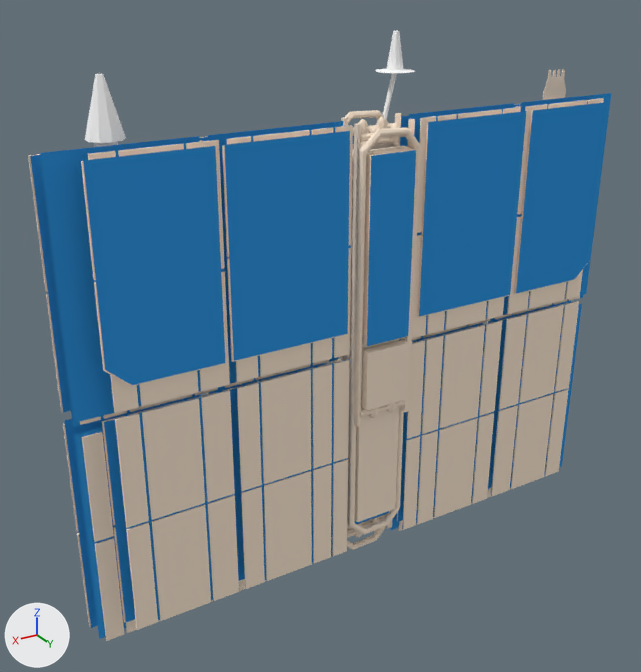
The Blender file Mesh/iss_zvezda_solar_panel.blend, before and after one commit.
Before and after are seen from a 50 mm lens placed at (1.95, 2.73, 1.82), pointed at (0.18, -0.21, 0.35). Lighting does not change. The marker at lower left points along +X, +Y and +Z.

Script lines for the objects in view, before the commit:
```python
ob_iss_zvezda_solararray_panel_001 = bpy.data.objects.new('iss_zvezda_solararray_panel.001', me_sm_ext_panels_001)
ob_iss_zvezda_solararray_panel_001.location = (0.0, 0.0, 0.0)
ob_iss_zvezda_solararray_panel_001.scale = (0.000166, 0.000166, 0.000166)
ob_iss_zvezda_solararray_panel_002 = bpy.data.objects.new('iss_zvezda_solararray_panel.002', me_sm_ext_panels_002)
ob_iss_zvezda_solararray_panel_002.parent = ob_iss_zvezda_solararray_panel_001
ob_iss_zvezda_solararray_panel_002.location = (0.0, -1.258, -0.0492)
ob_iss_zvezda_solararray_panel_002.rotation_euler = (-1.571, 0.0, 0.0)  # degrees (-90, 0, 0)
ob_iss_zvezda_solararray_panel_002.scale = (0.000166, 0.000166, 0.000166)
ob_iss_zvezda_solararray_panel_003 = bpy.data.objects.new('iss_zvezda_solararray_panel.003', me_sm_ext_panels_003)
ob_iss_zvezda_solararray_panel_003.parent = ob_iss_zvezda_solararray_panel_002
ob_iss_zvezda_solararray_panel_003.location = (0.0, -3.179, -0.00703)
ob_iss_zvezda_solararray_panel_003.rotation_euler = (-1.571, 0.0, 0.0)  # degrees (-90, 0, 0)
ob_iss_zvezda_solararray_panel_003.scale = (0.000166, 0.000166, 0.000166)
ob_iss_zvezda_solararray_panel_004 = bpy.data.objects.new('iss_zvezda_solararray_panel.004', me_sm_ext_panels_004)
ob_iss_zvezda_solararray_panel_004.parent = ob_iss_zvezda_solararray_panel_003
ob_iss_zvezda_solararray_panel_004.location = (0.0, -5.106, -0.0536)
ob_iss_zvezda_solararray_panel_004.rotation_euler = (-1.571, 0.0, 0.0)  # degrees (-90, 0, 0)
ob_iss_zvezda_solararray_panel_004.scale = (0.000166, 0.000166, 0.000166)
ob_iss_zvezda_solararray_panel_005 = bpy.data.objects.new('iss_zvezda_solararray_panel.005', me_sm_ext_panels)
ob_iss_zvezda_solararray_panel_005.parent = ob_iss_zvezda_solararray_panel_004
ob_iss_zvezda_solararray_panel_005.location = (0.0, -7.096, 0.0)
ob_iss_zvezda_solararray_panel_005.rotation_euler = (-1.571, 0.0, 0.0)  # degrees (-90, 0, 0)
ob_iss_zvezda_solararray_panel_005.scale = (0.000166, 0.000166, 0.000166)
```
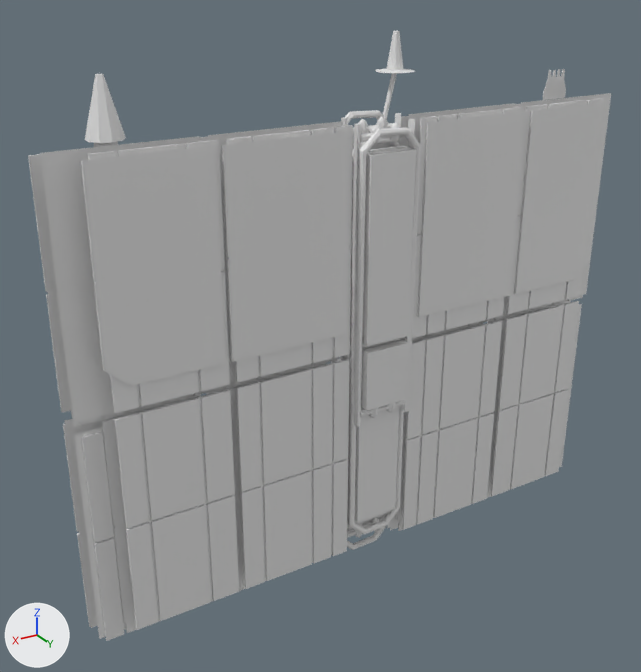
Where the change shows, as pixel boxes (x1, y1, x2, y2) in the pictures (641 x 672 px):
part 1 of me_sm_ext_panels, recoloured: (29, 104, 516, 627) in both
part 2 of me_sm_ext_panels, recoloured (blue to white): (30, 104, 571, 628) in both
part 3 of me_sm_ext_panels, recoloured: (331, 110, 389, 363) in both
part 4 of me_sm_ext_panels, recoloured: (28, 69, 566, 622) in both
part 5 of me_sm_ext_panels, recoloured: (85, 31, 415, 147) in both
part 6 of me_sm_ext_panels_001, recoloured: (82, 112, 587, 386) in both
part 7 of me_sm_ext_panels_001, recoloured (blue to white): (83, 102, 610, 385) in both
part 8 of me_sm_ext_panels_001, recoloured: (354, 127, 421, 427) in both
part 9 of me_sm_ext_panels_001, recoloured: (81, 111, 533, 411) in both
part 10 of me_sm_ext_panels_002, recoloured: (357, 147, 409, 522) in both
part 11 of me_sm_ext_panels_002, recoloured (blue to white): (89, 98, 600, 620) in both
part 12 of me_sm_ext_panels_002, recoloured: (349, 119, 415, 534) in both
part 13 of me_sm_ext_panels_002, recoloured: (88, 98, 604, 630) in both
part 14 of me_sm_ext_panels_003, recoloured: (102, 106, 560, 623) in both
part 15 of me_sm_ext_panels_003, recoloured (blue to white): (40, 93, 611, 622) in both
part 16 of me_sm_ext_panels_003, recoloured: (343, 138, 400, 538) in both
part 17 of me_sm_ext_panels_003, recoloured: (102, 106, 567, 619) in both
part 18 of me_sm_ext_panels_004, recoloured: (347, 143, 392, 538) in both
part 19 of me_sm_ext_panels_004, recoloured (blue to white): (40, 120, 583, 639) in both
part 20 of me_sm_ext_panels_004, recoloured: (339, 113, 401, 550) in both
part 21 of me_sm_ext_panels_004, recoloured: (80, 144, 580, 641) in both

The change, as a list of edits to the scene's bpy script:
```text
Add mat_iss_zvezda_solar_panel:
    mat_iss_zvezda_solar_panel = principled_material('iss_zvezda_solar_panel')
    mat_iss_zvezda_solar_panel.base_color = (0.8, 0.8, 0.8)  # white #e7e7e7
Change me_sm_ext_panels:
    where me_sm_ext_panels.from_pydata(...)  # 799 vertices, 630 faces; spans x -7719.0..7722.0, y -517.0..442.0, z 22.0..13736.0
    used by ob_iss_zvezda_solararray_panel_005; parent = ob_iss_zvezda_solararray_panel_004; location = (0.0, -7.096, 0.0); rotation_euler = (-1.571, 0.0, 0.0), in degrees (-90, 0, 0); scale = (0.000166, 0.000166, 0.000166)
    me_sm_ext_panels part 1: all 58 faces that had it switch from mat_sm_panel_back (white #ffecd7) to mat_iss_zvezda_solar_panel (white #e7e7e7)
    me_sm_ext_panels part 2: all 10 faces that had it switch from mat_sm_panel_cells (blue #3498e4) to mat_iss_zvezda_solar_panel (white #e7e7e7)
    me_sm_ext_panels part 3: all 162 faces that had it switch from mat_sm_panel_centrstruct (white #ffecd7) to mat_iss_zvezda_solar_panel (white #e7e7e7)
    me_sm_ext_panels part 4: all 310 faces that had it switch from mat_sm_panel_sides (white #ffecd7) to mat_iss_zvezda_solar_panel (white #e7e7e7)
    me_sm_ext_panels part 5: all 90 faces that had it switch from mat_whiteshiny (white #ffffff) to mat_iss_zvezda_solar_panel (white #e7e7e7)
Change me_sm_ext_panels_001:
    where me_sm_ext_panels_001.from_pydata(...)  # 412 vertices, 330 faces; spans x -7026.0..7028.0, y -146.0..144.0, z 24.0..7434.0
    used by ob_iss_zvezda_solararray_panel_001; location = (0.0, 0.0, 0.0); scale = (0.000166, 0.000166, 0.000166)
    me_sm_ext_panels_001 part 6: all 29 faces that had it switch from mat_sm_panel_back (white #ffecd7) to mat_iss_zvezda_solar_panel (white #e7e7e7)
    me_sm_ext_panels_001 part 7: all 5 faces that had it switch from mat_sm_panel_cells (blue #3498e4) to mat_iss_zvezda_solar_panel (white #e7e7e7)
    me_sm_ext_panels_001 part 8: all 146 faces that had it switch from mat_sm_panel_centrstruct (white #ffecd7) to mat_iss_zvezda_solar_panel (white #e7e7e7)
    me_sm_ext_panels_001 part 9: all 150 faces that had it switch from mat_sm_panel_sides (white #ffecd7) to mat_iss_zvezda_solar_panel (white #e7e7e7)
Change me_sm_ext_panels_002:
    where me_sm_ext_panels_002.from_pydata(...)  # 674 vertices, 518 faces; spans x -6869.0..6872.0, y -146.0..104.0, z 52.0..11416.0
    used by ob_iss_zvezda_solararray_panel_002; parent = ob_iss_zvezda_solararray_panel_001; location = (0.0, -1.258, -0.0492); rotation_euler = (-1.571, 0.0, 0.0), in degrees (-90, 0, 0); scale = (0.000166, 0.000166, 0.000166)
    me_sm_ext_panels_002 part 10: all 58 faces that had it switch from mat_sm_panel_back (white #ffecd7) to mat_iss_zvezda_solar_panel (white #e7e7e7)
    me_sm_ext_panels_002 part 11: all 10 faces that had it switch from mat_sm_panel_cells (blue #3498e4) to mat_iss_zvezda_solar_panel (white #e7e7e7)
    me_sm_ext_panels_002 part 12: all 162 faces that had it switch from mat_sm_panel_centrstruct (white #ffecd7) to mat_iss_zvezda_solar_panel (white #e7e7e7)
    me_sm_ext_panels_002 part 13: all 288 faces that had it switch from mat_sm_panel_sides (white #ffecd7) to mat_iss_zvezda_solar_panel (white #e7e7e7)
Change me_sm_ext_panels_003:
    where me_sm_ext_panels_003.from_pydata(...)  # 674 vertices, 518 faces; spans x -7669.0..7641.0, y -146.0..104.0, z 30.0..11543.0
    used by ob_iss_zvezda_solararray_panel_003; parent = ob_iss_zvezda_solararray_panel_002; location = (0.0, -3.179, -0.00703); rotation_euler = (-1.571, 0.0, 0.0), in degrees (-90, 0, 0); scale = (0.000166, 0.000166, 0.000166)
    me_sm_ext_panels_003 part 14: all 58 faces that had it switch from mat_sm_panel_back (white #ffecd7) to mat_iss_zvezda_solar_panel (white #e7e7e7)
    me_sm_ext_panels_003 part 15: all 10 faces that had it switch from mat_sm_panel_cells (blue #3498e4) to mat_iss_zvezda_solar_panel (white #e7e7e7)
    me_sm_ext_panels_003 part 16: all 162 faces that had it switch from mat_sm_panel_centrstruct (white #ffecd7) to mat_iss_zvezda_solar_panel (white #e7e7e7)
    me_sm_ext_panels_003 part 17: all 288 faces that had it switch from mat_sm_panel_sides (white #ffecd7) to mat_iss_zvezda_solar_panel (white #e7e7e7)
Change me_sm_ext_panels_004:
    where me_sm_ext_panels_004.from_pydata(...)  # 674 vertices, 518 faces; spans x -7669.0..7641.0, y -146.0..104.0, z 32.0..12027.0
    used by ob_iss_zvezda_solararray_panel_004; parent = ob_iss_zvezda_solararray_panel_003; location = (0.0, -5.106, -0.0536); rotation_euler = (-1.571, 0.0, 0.0), in degrees (-90, 0, 0); scale = (0.000166, 0.000166, 0.000166)
    me_sm_ext_panels_004 part 18: all 58 faces that had it switch from mat_sm_panel_back (white #ffecd7) to mat_iss_zvezda_solar_panel (white #e7e7e7)
    me_sm_ext_panels_004 part 19: all 10 faces that had it switch from mat_sm_panel_cells (blue #3498e4) to mat_iss_zvezda_solar_panel (white #e7e7e7)
    me_sm_ext_panels_004 part 20: all 162 faces that had it switch from mat_sm_panel_centrstruct (white #ffecd7) to mat_iss_zvezda_solar_panel (white #e7e7e7)
    me_sm_ext_panels_004 part 21: all 288 faces that had it switch from mat_sm_panel_sides (white #ffecd7) to mat_iss_zvezda_solar_panel (white #e7e7e7)
```
